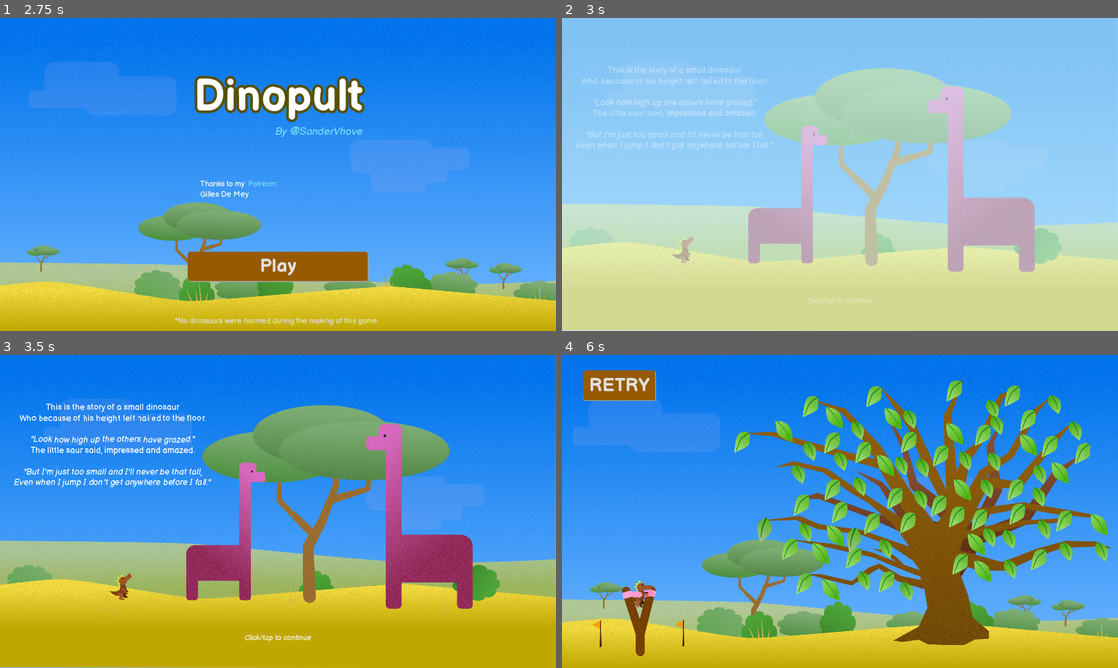
Above: before the commit, frames 1-4 (two rows, left to right).
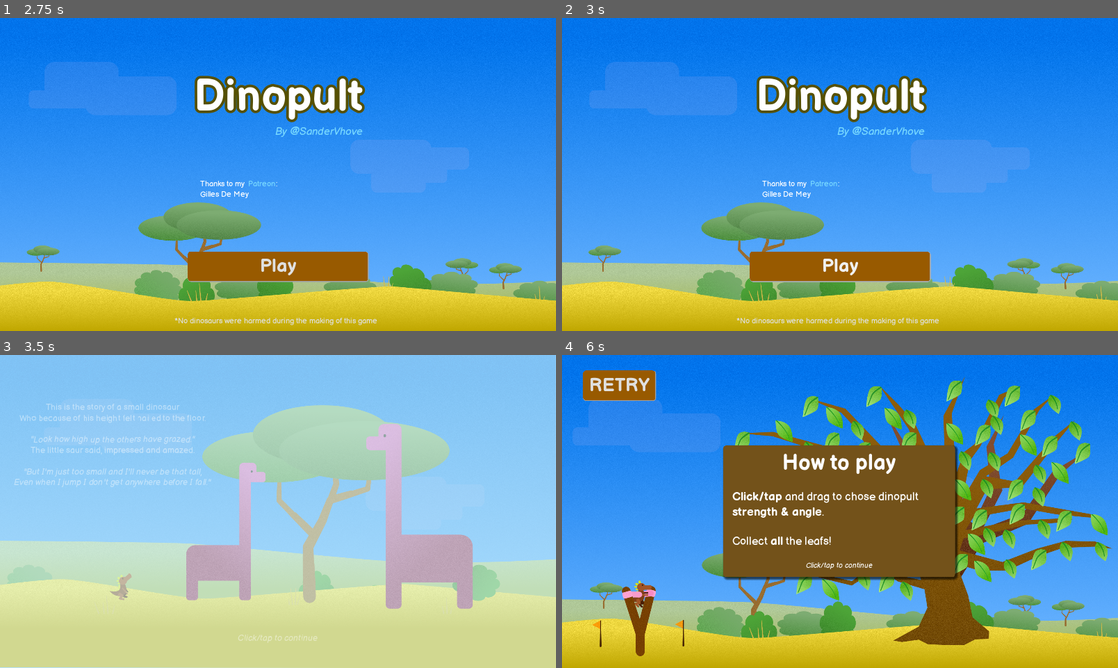
Above: after the commit, the same moments.

Repository: SanderVanhove/dinopult
Game: Godot game, scene res://Screens/Splash/Splash.tscn
The game is run twice, just before and just after one commit, with the same random seed, the same clock (stepped at 60 frames per second) and the same inputs. Sound files missing from this copy of the repository are replaced by a short silence.
Inputs (mouse positions are in pixels of both pictures, inside the frame that each line leads up to):
- Up to frame 1 (2.75 s): move the mouse to (400, 158) at 0.52 s; click (400, 158) at 0.67 s; tap Enter at 1.25 s; move the mouse to (166, 190) at 1.27 s; click (166, 190) at 1.42 s; move the mouse to (333, 105) at 2.02 s; click (333, 105) at 2.17 s
- Up to frame 2 (3 s): click "Play" at 2.75 s
- Up to frame 3 (3.5 s): no input
- Up to frame 4 (6 s): tap Enter at 3.5, 4.25, 5 s; move the mouse to (840, 511) at 3.52 s; click (840, 511) at 3.67 s; click (840, 511) at 4.42 s; click (840, 511) at 5.17 s; click "RETRY" at 5.75 s

Frame 1 is identical in both runs. In frame 2, 100% of the frame differs, in the area x 0-100%, y 0-100%; in frame 3, 100%; in frame 4, 14%.

Commit message:
Add story audio

Diff:
--- a/src/Screens/Level/Level.gd
+++ b/src/Screens/Level/Level.gd
@@ -10,6 +10,8 @@
 onready var _tutorial_timer: Timer = $Tutorials/TutorialTimer
 
 onready var _end_timer: Timer = $EndOfLevelTimer
+
+onready var _click_audio: AudioStreamPlayer = $ClickAudio
 
 var collected_leafs = 0
 
@@ -39,6 +41,8 @@
 
 	collected_leafs = 0
 
+	_click_audio.play()
+
 
 func show_tutorial(tutorial: Tutorial):
 	_catapult.sleep(true)
--- a/src/Screens/Level/Level.tscn
+++ b/src/Screens/Level/Level.tscn
@@ -17,6 +17,7 @@
 [ext_resource path="res://Things/Leaf/Leaf.tscn" type="PackedScene" id=15]
 [ext_resource path="res://Things/Leaf/leaf3.png" type="Texture" id=16]
 [ext_resource path="res://Things/Leaf/leaf4.png" type="Texture" id=17]
+[ext_resource path="res://Things/UI/click.ogg" type="AudioStream" id=18]
 [ext_resource path="res://Things/Leaf/leaf2.png" type="Texture" id=19]
 [ext_resource path="res://Things/UI/Tutorial.tscn" type="PackedScene" id=20]
 
@@ -460,7 +461,11 @@
 [b]If you get stuck[/b], just use the [b]RETRY[/b] button."
 
 [node name="EndOfLevelTimer" type="Timer" parent="."]
-wait_time = 0.5
+wait_time = 0.2
+
+[node name="ClickAudio" type="AudioStreamPlayer" parent="."]
+stream = ExtResource( 18 )
+volume_db = 5.0
 
 [connection signal="fired" from="Catapult" to="." method="_on_Catapult_fired"]
 [connection signal="pressed" from="UI/Button" to="." method="_on_Button_pressed"]
--- a/src/Screens/Menu/Menu.gd
+++ b/src/Screens/Menu/Menu.gd
@@ -1,4 +1,7 @@
 extends Node2D
+
+
+onready var _click_audio: AudioStreamPlayer = $ClickAudio
 
 
 func _ready():
@@ -13,6 +16,8 @@
 
 
 func _on_Button_pressed():
+	_click_audio.play()
+	yield(_click_audio, "finished")
 	get_tree().change_scene("res://Screens/StorySlide/StorySlide.tscn")
 
 
--- a/src/Screens/Menu/Menu.tscn
+++ b/src/Screens/Menu/Menu.tscn
@@ -14,6 +14,7 @@
 [ext_resource path="res://Things/UI/button_normal.tres" type="StyleBox" id=12]
 [ext_resource path="res://Things/UI/button_hover.tres" type="StyleBox" id=13]
 [ext_resource path="res://Things/UI/credits_font.tres" type="DynamicFont" id=14]
+[ext_resource path="res://Things/UI/click.ogg" type="AudioStream" id=15]
 
 [sub_resource type="Shader" id=1]
 code = "shader_type canvas_item;
@@ -235,6 +236,10 @@
 "_edit_use_anchors_": false
 }
 
+[node name="ClickAudio" type="AudioStreamPlayer" parent="."]
+stream = ExtResource( 15 )
+volume_db = 5.0
+
 [connection signal="gui_input" from="Control/CenterContainer/VBoxContainer/VBoxContainer/Label" to="." method="_on_Label_gui_input"]
 [connection signal="pressed" from="Control/CenterContainer/VBoxContainer/Button" to="." method="_on_Button_pressed"]
 [connection signal="gui_input" from="Control/VBoxContainer/HBoxContainer/Label2" to="." method="_on_Label2_gui_input"]
--- a/src/Screens/StorySlide/StorySlide.tscn
+++ b/src/Screens/StorySlide/StorySlide.tscn
@@ -1,9 +1,10 @@
-[gd_scene load_steps=9 format=2]
+[gd_scene load_steps=10 format=2]
 
 [ext_resource path="res://Things/UI/BalsamiqSans-Regular.ttf" type="DynamicFontData" id=1]
 [ext_resource path="res://Things/UI/BalsamiqSans-Italic.ttf" type="DynamicFontData" id=2]
 [ext_resource path="res://Screens/StorySlide/slide1.png" type="Texture" id=3]
 [ext_resource path="res://Screens/StorySlide/StorySlide.gd" type="Script" id=4]
+[ext_resource path="res://Screens/StorySlide/story1.ogg" type="AudioStream" id=5]
 
 [sub_resource type="DynamicFont" id=1]
 size = 28
@@ -18,7 +19,7 @@
 font_data = ExtResource( 1 )
 
 [sub_resource type="DynamicFont" id=4]
-size = 25
+size = 29
 font_data = ExtResource( 2 )
 
 [node name="StorySlide" type="Control"]
@@ -83,10 +84,10 @@
 }
 
 [node name="Label2" type="Label" parent="CenterContainer"]
-margin_left = 841.0
-margin_top = 87.0
-margin_right = 1079.0
-margin_bottom = 118.0
+margin_left = 824.0
+margin_top = 84.0
+margin_right = 1096.0
+margin_bottom = 120.0
 mouse_filter = 1
 mouse_default_cursor_shape = 2
 custom_fonts/font = SubResource( 4 )
@@ -98,4 +99,9 @@
 
 [node name="Tween" type="Tween" parent="."]
 
+[node name="AudioStreamPlayer" type="AudioStreamPlayer" parent="."]
+stream = ExtResource( 5 )
+volume_db = 4.0
+autoplay = true
+
 [connection signal="gui_input" from="." to="." method="_on_StorySlide_gui_input"]
--- a/src/Screens/StorySlide/StorySlide2.tscn
+++ b/src/Screens/StorySlide/StorySlide2.tscn
@@ -1,7 +1,8 @@
-[gd_scene load_steps=3 format=2]
+[gd_scene load_steps=4 format=2]
 
 [ext_resource path="res://Screens/StorySlide/slide2.png" type="Texture" id=1]
 [ext_resource path="res://Screens/StorySlide/StorySlide.tscn" type="PackedScene" id=2]
+[ext_resource path="res://Screens/StorySlide/story2.ogg" type="AudioStream" id=3]
 
 [node name="StorySlide2" instance=ExtResource( 2 )]
 nextScene = "res://Screens/StorySlide/StorySlide3.tscn"
@@ -36,3 +37,6 @@
 He wanted to try those leaves as fast as he can.
 
 "
+
+[node name="AudioStreamPlayer" parent="." index="4"]
+stream = ExtResource( 3 )
--- a/src/Screens/StorySlide/StorySlide3.tscn
+++ b/src/Screens/StorySlide/StorySlide3.tscn
@@ -1,7 +1,8 @@
-[gd_scene load_steps=3 format=2]
+[gd_scene load_steps=4 format=2]
 
 [ext_resource path="res://Screens/StorySlide/slide3.png" type="Texture" id=1]
 [ext_resource path="res://Screens/StorySlide/StorySlide.tscn" type="PackedScene" id=2]
+[ext_resource path="res://Screens/StorySlide/story3.ogg" type="AudioStream" id=3]
 
 [node name="StorySlide3" instance=ExtResource( 2 )]
 nextScene = "res://Screens/Level/Level.tscn"
@@ -38,3 +39,6 @@
 
 
 "
+
+[node name="AudioStreamPlayer" parent="." index="4"]
+stream = ExtResource( 3 )
--- a/src/Screens/StorySlide/StorySlide4.tscn
+++ b/src/Screens/StorySlide/StorySlide4.tscn
@@ -1,7 +1,8 @@
-[gd_scene load_steps=3 format=2]
+[gd_scene load_steps=4 format=2]
 
 [ext_resource path="res://Screens/StorySlide/StorySlide.tscn" type="PackedScene" id=1]
 [ext_resource path="res://Screens/StorySlide/slide4.png" type="Texture" id=2]
+[ext_resource path="res://Screens/StorySlide/story4.ogg" type="AudioStream" id=3]
 
 [node name="StorySlide4" instance=ExtResource( 1 )]
 nextScene = "res://Screens/Menu/Menu.tscn"
@@ -10,33 +11,36 @@
 texture = ExtResource( 2 )
 
 [node name="RichTextLabel" parent="." index="1"]
-margin_left = 1073.0
+margin_left = 941.0
 margin_top = 86.0
 margin_right = 1798.0
 margin_bottom = 622.0
 bbcode_text = "[center]
 He never felt so full and his belly, it bulged
-There were to much leafs on the tree he indulged
+There were to much leafs on the tree he indulged.
 
 His mom rolled her eyes and let out another sigh
-[i]\"I told you [wave]we don't eat leafs[/wave] and I hope you now know why\"[/i]
+[i]\"I told you [wave]we don't eat leafs[/wave] and I hope you now know why.\"[/i]
 
-[i]\"Oh mommy I wish I never wanted to be so tall
-now I feel [shake]sick[/shake] and size doesn't matter to me at all\"[/i]
+[i]\"Oh mother I wish I never wanted to be so tall
+now I feel [shake]sick[/shake] and size doesn't matter to me at all.\"[/i]
 
 The End
 Thanks for playing!
 [/center]"
 text = "
 He never felt so full and his belly, it bulged
-There were to much leafs on the tree he indulged
+There were to much leafs on the tree he indulged.
 
 His mom rolled her eyes and let out another sigh
-\"I told you we don't eat leafs and I hope you now know why\"
+\"I told you we don't eat leafs and I hope you now know why.\"
 
-\"Oh mommy I wish I never wanted to be so tall
-now I feel sick and size doesn't matter to me at all\"
+\"Oh mother I wish I never wanted to be so tall
+now I feel sick and size doesn't matter to me at all.\"
 
 The End
 Thanks for playing!
 "
+
+[node name="AudioStreamPlayer" parent="." index="4"]
+stream = ExtResource( 3 )
--- a/src/Things/UI/Tutorial.gd
+++ b/src/Things/UI/Tutorial.gd
@@ -10,6 +10,7 @@
 
 onready var _title: Label = $CenterContainer/PanelContainer/MarginContainer/VBoxContainer/Label
 onready var _text: RichTextLabel = $CenterContainer/PanelContainer/MarginContainer/VBoxContainer/RichTextLabel
+onready var _click_audio: AudioStreamPlayer = $ClickAudio
 
 
 func _ready():
@@ -22,6 +23,9 @@
 		return
 
 	get_tree().set_input_as_handled()
+
+	_click_audio.play()
+	yield(_click_audio, "finished")
 	emit_signal("clicked")
 	queue_free()
 
--- a/src/Things/UI/Tutorial.tscn
+++ b/src/Things/UI/Tutorial.tscn
@@ -1,9 +1,10 @@
-[gd_scene load_steps=10 format=2]
+[gd_scene load_steps=11 format=2]
 
 [ext_resource path="res://Things/UI/BalsamiqSans-Italic.ttf" type="DynamicFontData" id=1]
 [ext_resource path="res://Things/UI/BalsamiqSans-Bold.ttf" type="DynamicFontData" id=2]
 [ext_resource path="res://Things/UI/BalsamiqSans-Regular.ttf" type="DynamicFontData" id=3]
 [ext_resource path="res://Things/UI/Tutorial.gd" type="Script" id=4]
+[ext_resource path="res://Things/UI/click.ogg" type="AudioStream" id=5]
 
 [sub_resource type="StyleBoxFlat" id=1]
 bg_color = Color( 0.45098, 0.321569, 0.101961, 1 )
@@ -105,11 +106,15 @@
 margin_bottom = 405.0
 mouse_filter = 1
 mouse_default_cursor_shape = 2
-custom_fonts/font = SubResource( 4 )
+custom_fonts/font = SubResource( 5 )
 text = "Click/tap to continue"
 align = 1
 __meta__ = {
 "_edit_use_anchors_": false
 }
 
+[node name="ClickAudio" type="AudioStreamPlayer" parent="."]
+stream = ExtResource( 5 )
+volume_db = 5.0
+
 [connection signal="gui_input" from="." to="." method="_on_Control_gui_input"]
--- /dev/null
+++ b/src/default_bus_layout.tres
@@ -0,0 +1,15 @@
+[gd_resource type="AudioBusLayout" load_steps=2 format=2]
+
+[sub_resource type="AudioEffectReverb" id=1]
+resource_name = "Reverb"
+wet = 0.11
+
+[resource]
+bus/1/name = "Story"
+bus/1/solo = false
+bus/1/mute = false
+bus/1/bypass_fx = false
+bus/1/volume_db = 0.0
+bus/1/send = "Master"
+bus/1/effect/0/effect = SubResource( 1 )
+bus/1/effect/0/enabled = true
--- a/src/project.godot
+++ b/src/project.godot
@@ -54,6 +54,13 @@
 window/stretch/mode="2d"
 window/stretch/aspect="keep"
 
+[importer_defaults]
+
+ogg_vorbis={
+"loop": false,
+"loop_offset": 0
+}
+
 [physics]
 
 common/enable_pause_aware_picking=true
Not shown: 1 places in src/Screens/Level/Level.tscn that only renumber resources
Not shown: 1 places in src/Screens/Menu/Menu.tscn that only renumber resources
Not shown, added: src/Screens/StorySlide/story1.ogg.import
Not shown, added: src/Screens/StorySlide/story2.ogg.import
Not shown, added: src/Screens/StorySlide/story3.ogg.import
Not shown, added: src/Screens/StorySlide/story4.ogg.import
Not shown: 2 places in src/Things/UI/Tutorial.tscn that only renumber resources
Not shown, added: src/Things/UI/click.ogg.import
Not shown, added: src/Screens/StorySlide/story1.ogg
Not shown, added: src/Screens/StorySlide/story2.ogg
Not shown, added: src/Screens/StorySlide/story3.ogg
Not shown, added: src/Screens/StorySlide/story4.ogg
(and 1 more such lines)
